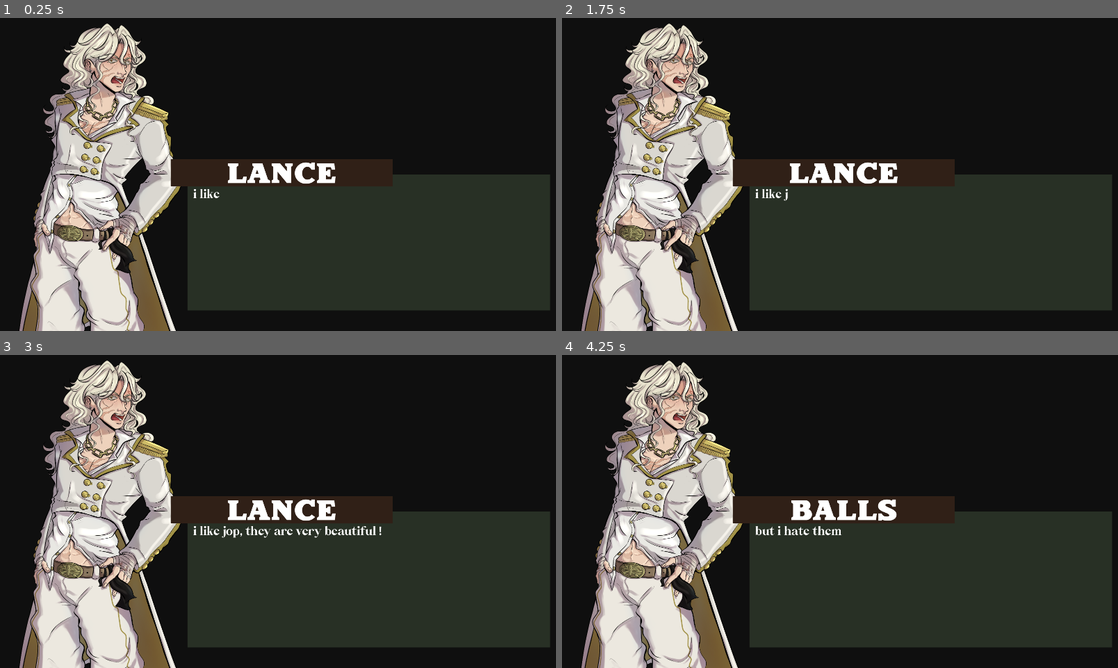
Above: before the commit, frames 1-4 (two rows, left to right).
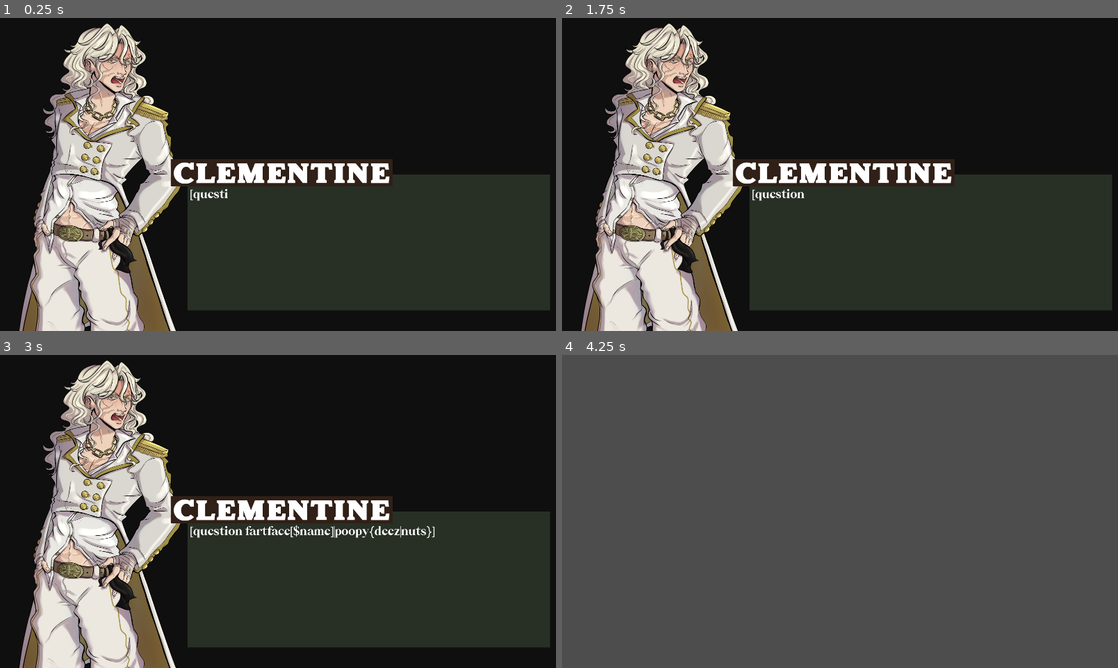
Above: after the commit, the same moments.

Repository: z3roco01/2025-skills-game
Game: Godot game, scene res://scenes/dialogue_instance.tscn
The game is run twice, just before and just after one commit, with the same random seed, the same clock (stepped at 60 frames per second) and the same inputs. This scene is started directly instead of the project's main scene.
Inputs (mouse positions are in pixels of both pictures, inside the frame that each line leads up to):
- Up to frame 1 (0.25 s): no input
- Up to frame 2 (1.75 s): hold D (right) 0.53-1.28 s; tap Shift (dash) at 0.6 s; click (840, 174) at 0.67 s; tap Enter at 1.25 s; move the mouse to (728, 190) at 1.27 s; hold S (back) from 1.28 s (still down); click (728, 190) at 1.35 s
- Up to frame 3 (3 s): move the mouse to (333, 442) at 2.02 s; release S (back) at 2.03 s; hold D (right) 2.03-2.78 s; right-click (333, 442) at 2.1 s; tap Space at 2.75 s; move the mouse to (250, 574) at 2.77 s; hold W (up) from 2.78 s (still down); tap Shift (dash) at 2.85 s; click (250, 574) at 2.92 s
- Up to frame 4 (4.25 s): tap Enter at 3.5 s; move the mouse to (1006, 558) at 3.52 s; release W (up) at 3.53 s; hold A (left) from 3.53 s (still down); click (1006, 558) at 3.6 s

The runs differ from the first frame. In frame 1, 1.6% of the frame differs, in the area x 31-71%, y 46-59%; in frame 2, 1.6%; in frame 3, 2.2%; in frame 4, 99%, in the area x 0-100%, y 0-100%.

Commit message:
start implementing questionboxes ( need to rewrite parser a little to support tags in question box )

Diff:
--- a/scenes/dialogue_instance.tscn
+++ b/scenes/dialogue_instance.tscn
@@ -127,10 +127,10 @@
 anchor_top = 0.5
 anchor_right = 0.5
 anchor_bottom = 0.5
-offset_left = 2.0
-offset_top = -377.0
-offset_right = 681.0
-offset_bottom = -26.0
+offset_left = -301.0
+offset_top = -227.0
+offset_right = 928.0
+offset_bottom = 542.0
 grow_horizontal = 2
 grow_vertical = 2
 theme_override_constants/separation = 32
--- a/scripts/dialogue_instance.gd
+++ b/scripts/dialogue_instance.gd
@@ -15,7 +15,8 @@
 @onready var nextCharTimer = $nextCharTimer
 
 # the script containing the script with the markup
-@export var dialogueScript = "[name LANCE] i like [$name], [$subject] [$is] very [dec pretty|handsome|beautiful] [expr content]! [nb] peeeee[nb][name BALLS] but i hate [$object] [expr anger]"
+#@export var dialogueScript = "[name LANCE] i like [$name], [$subject] [$is] very [dec pretty|handsome|beautiful] [expr content]! [nb] peeeee[nb][name BALLS] but i hate [$object] [expr anger]"
+@export var dialogueScript = "[question fartface[$name]|poopy{deez|nuts}]"
 # a dictionary that holds all the variables used in dialogue
 var dialogueVariables = {}
 # an array which holds all the dialogue boxes, in the order they play in
@@ -159,11 +160,27 @@
 				# then replace the instance of this tag with the decided string
 				dialogueText = dialogueText.replace("[" + matched + "]", choice)
 			elif(matched.begins_with("name ")): # when this tag appears, set the name for this box
-				print("Peeeee")
 				# strip off the formatting and set the name
 				nameText = matched.lstrip("name ")
 				# remove the tag from the dialogue
 				dialogueText = dialogueText.replace("[" + matched + "]", "")
+			elif(matched.begins_with("question ")): # WE ARE DOING A QUESTION, BIG THINGS COMING
+				#q1|q2|q3[a1|a2|a3]
+				# strip off the question  first so that the lenght and index is right
+				var striped = matched.lstrip("question ")
+				# strip off the answers and split the questions into an array of 3
+				var quests = striped.substr(0, striped.length()-striped.find("{")).split("|", true, 3)
+				# strip off questions and split anwsers into an array
+				var ans = striped.substr(striped.find("{")+1).rstrip("}").split("|", true, 3)
+				var questBoxes = []
+
+				for quest in quests:
+					var box = DialogueBox.new()
+					box.dialogueText = quest
+					box.formatText()
+					questBoxes.append(box)
+				for fart in questBoxes:
+					print(fart.dialogueText)
 
 	# replaces the passed variable with the value from the dictionary, replaces in the dialogue texture
 	func varReplace(varName: String) -> void:
Not shown, added: export_presets.cfg
